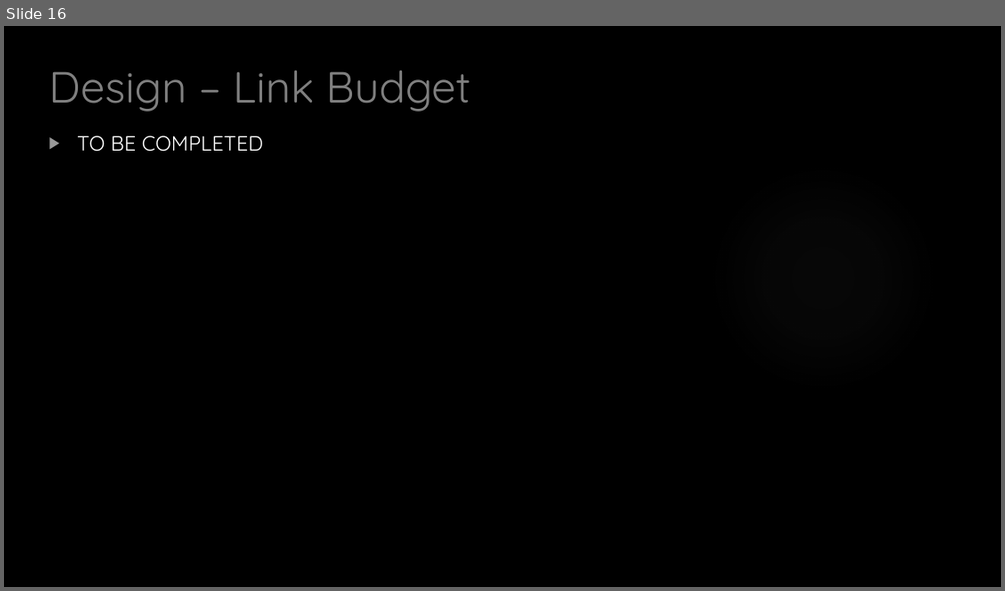
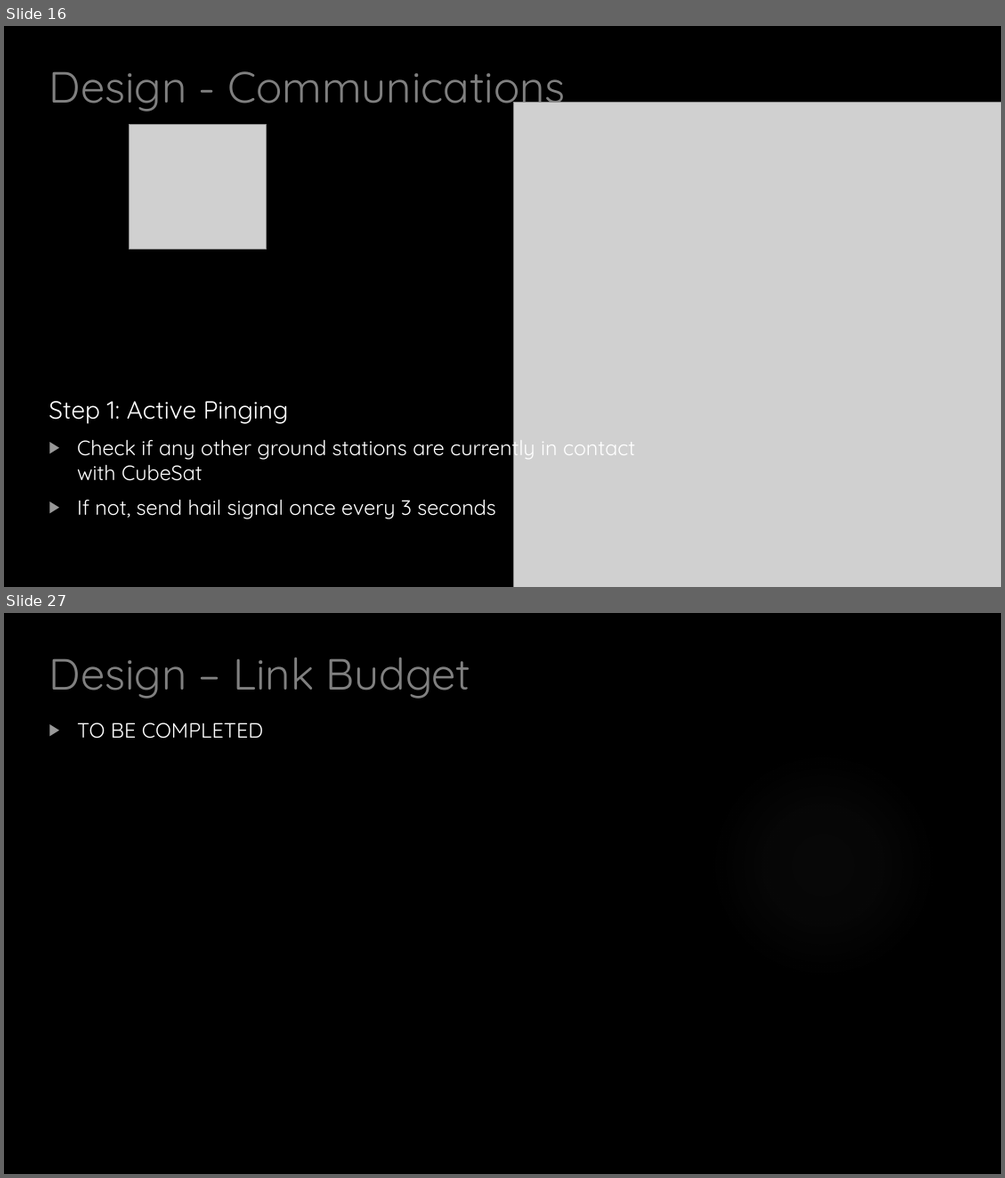
Before and after one commit to HASP-UMN/CubeSat, a slide deck: Presentations/CDR_Presentation.pptx. Shown one above the other, each under a label of ours: slide 16 before the commit, slides 16 and 27 after it; the slides between them are not shown. The pictures are 1005x591 and 1005x1178 pixels, drawn with LibreOffice and Linux fonts; fonts in the diff are those of the drawing; grey boxes stand for pictures; background and template pictures are left out. Boxes give left, top, right and bottom in pixels: in the first picture for what was removed or moved away, otherwise in the second. Text is boxed around its words. In the diff, an @@ line names an element or a change of style, - is before the commit and + after.

```diff
--- a/Presentations/CDR_Presentation.pptx
+++ b/Presentations/CDR_Presentation.pptx
@@ slide 16 added at (4,26,1001,587), background picture (left out) @@
@@ title added at (48,71,566,115), 42 pt, text #808080 @@
+Design - Communications
@@ picture added at (514,102,1001,587) @@
@@ picture added at (129,125,266,249) @@
@@ text added at (48,401,635,519), 20 pt, text #FFFFFF @@
+Step 1: Active Pinging
+▶ Check if any other ground stations are currently in contact with CubeSat
+▶ If not, send hail signal once every 3 seconds
@@ what was slide 16 is now slide 27 @@
```
Also in this commit, not shown: 10 other slides added, 3 other files.
